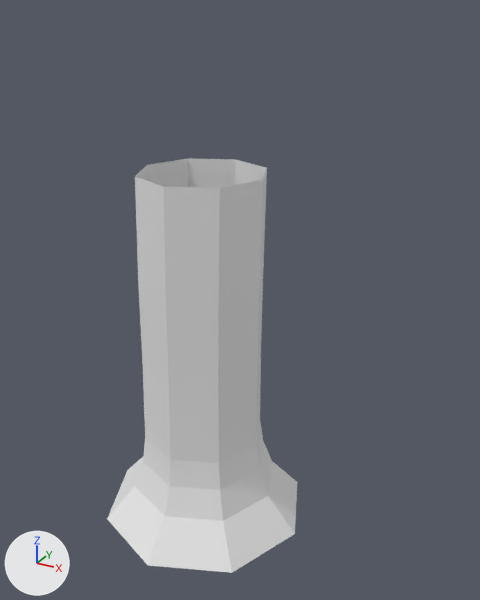
The Blender file Assets/Blender/tree.blend as it was, and as the next commit left it.
The view is the same before and after, from a camera (50 mm lens) standing at (17.3, -27.1, 27.2) and looking at (2.2, 0.3, 13.5). Lighting does not change. The marker at lower left points along +X, +Y and +Z. The first picture is the older version.
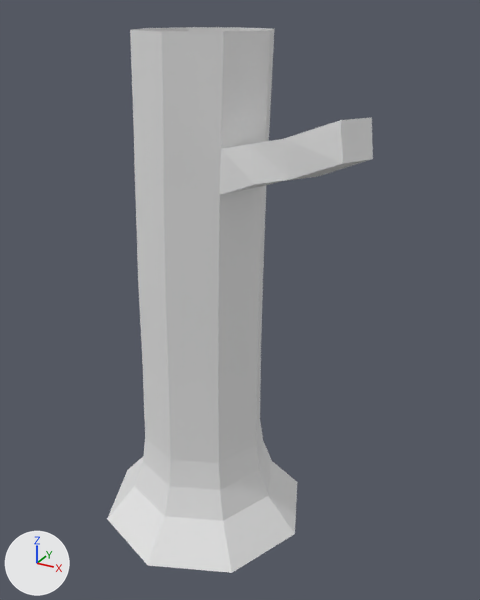
The change, as a list of edits to the scene's bpy script:
```text
Change me_cylinder:
    used by ob_cylinder; location = (0.0, 0.0, 0.0)
    remove me_cylinder.from_pydata(...)  # 56 vertices, 48 faces; spans x -5.9..5.9, y -5.9..5.9, z 0.0..20.0
    add me_cylinder.from_pydata(...)  # 84 vertices, 76 faces; spans x -5.9..9.6, y -5.9..5.9, z 0.0..26.4
    me_cylinder part 1
    2 vertices move from x 2.6..3.6, y -2.3..0.0, z 20.0 to x 2.6..3.6, y -2.3..0.0, z 19.7
    16 vertices are added at x 2.7..9.6, y -4.4..0.0, z 20.4..26.4
    6 new vertices lie (0.1, 0.0, 1.7) away from vertices in x -3.0..2.6, y -3.3..3.3, z 20.0
    6 new vertices lie (0.2, 0.0, 4.7) away from vertices in x -2.9..2.7, y -3.3..3.3, z 21.7
    28 new faces join them
```

Changed parts and their boxes (x1, y1, x2, y2) in the pictures (480 x 600 px):
'Cylinder', reshaped (40% wider, 31% taller)
    before: (107, 158, 297, 573)
    after: (107, 27, 373, 573)
part 1 of me_cylinder, built on
    before: (164, 169, 267, 302)
    after: (130, 27, 373, 302)
